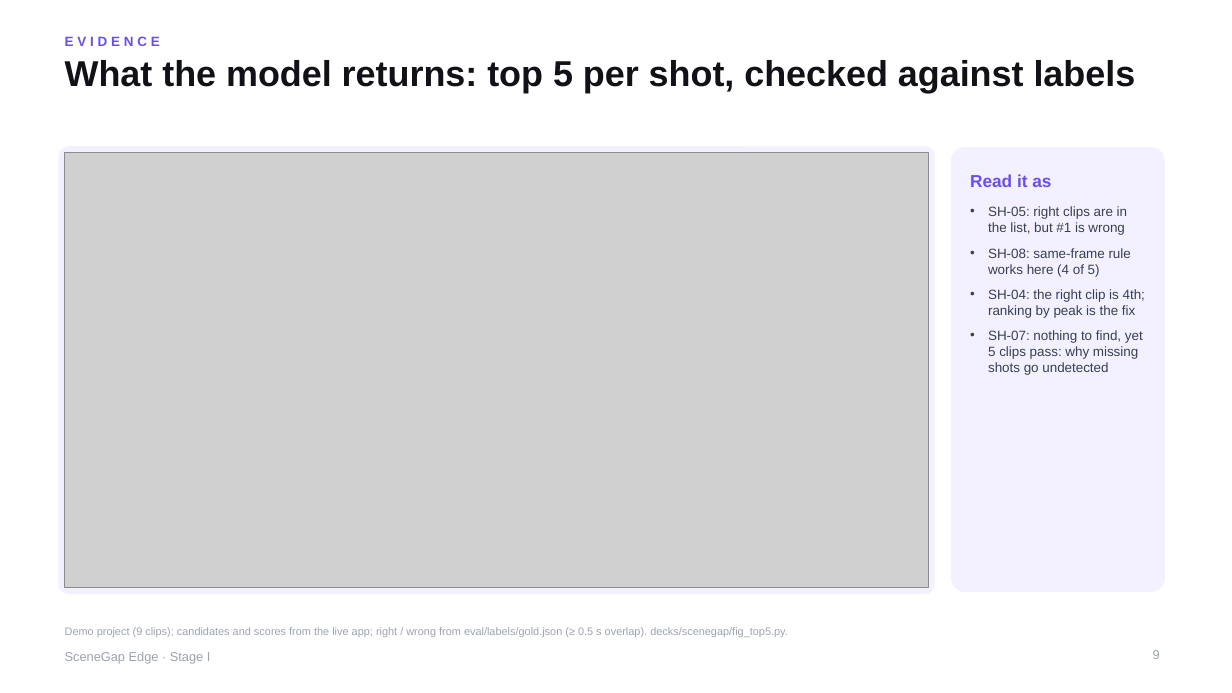
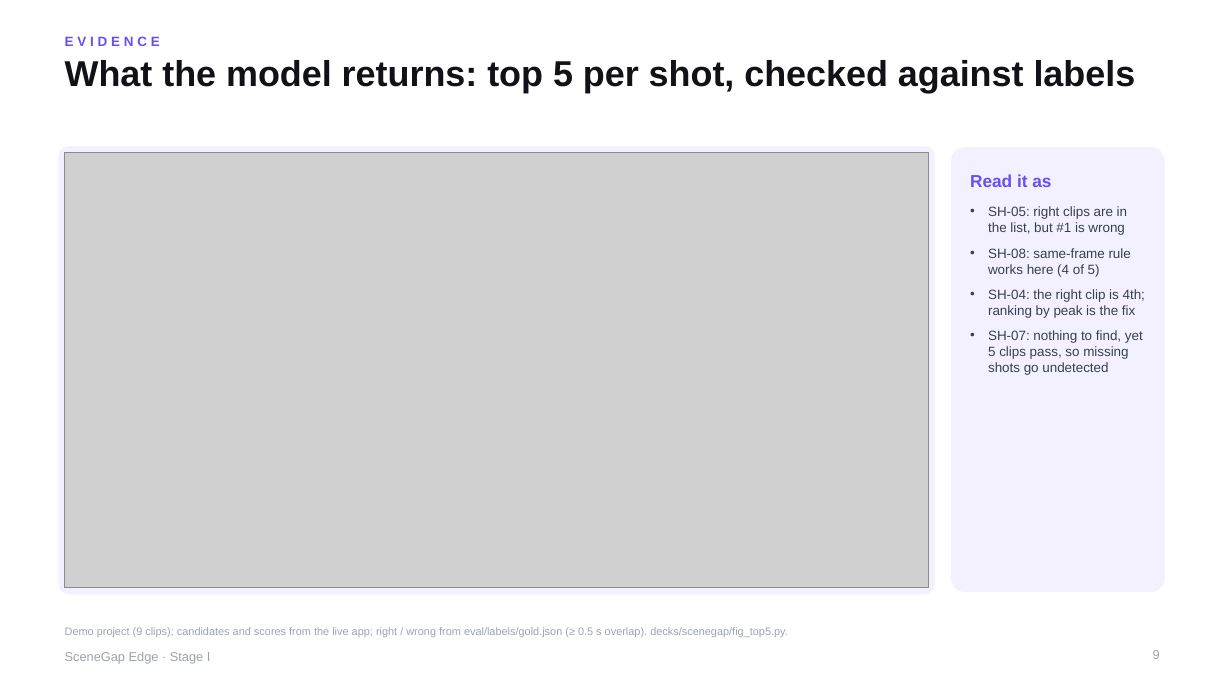
Before and after one commit to yu9bryan/scenegap-edge, a slide deck: slide 9 of docs/deck/SceneGapEdge_StageI_Proposal.pptx. Drawn at 1232x693 pixels with LibreOffice and Linux fonts; fonts in the diff are those of the drawing; grey boxes stand for pictures. Boxes give left, top, right and bottom in pixels: in the first picture for what was removed or moved away, otherwise in the second. Text is boxed around its words. In the diff, an @@ line names an element or a change of style, - is before the commit and + after.

```diff
--- a/docs/deck/SceneGapEdge_StageI_Proposal.pptx
+++ b/docs/deck/SceneGapEdge_StageI_Proposal.pptx
@@ text at (x1=988, y1=330, x2=1143, y2=375): text changed @@
-• SH-07: nothing to find, yet 5 clips pass: why missing shots go undetected
+• SH-07: nothing to find, yet 5 clips pass, so missing shots go undetected
```
Also in this commit, not shown: 3 other slides changed, 9 other files.
